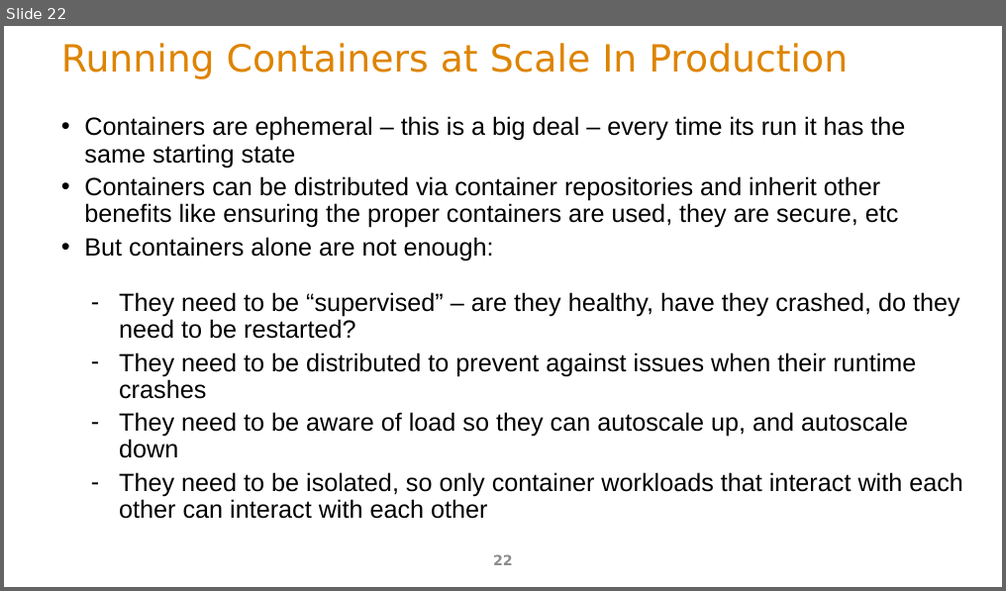
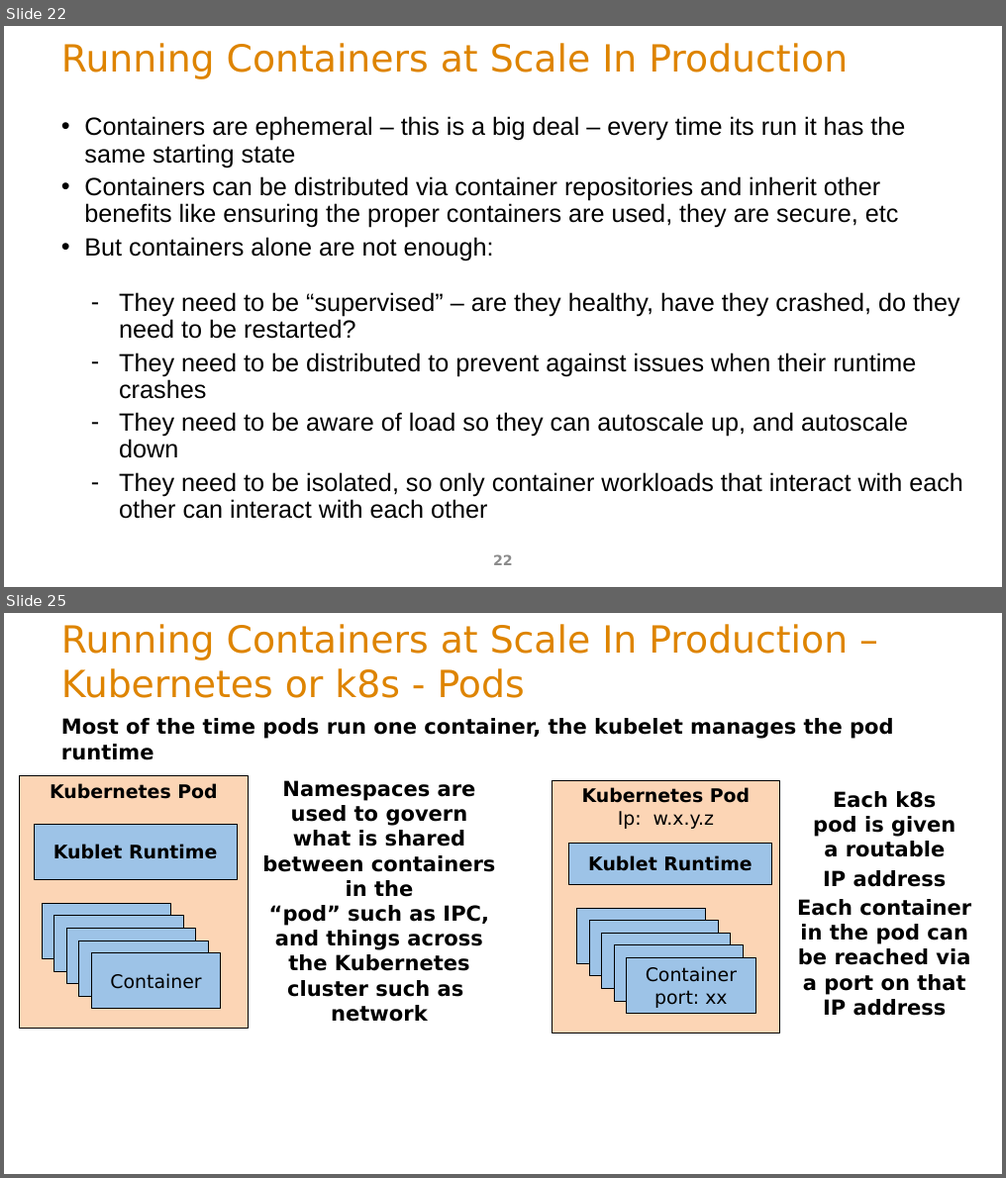
Before and after one commit to ArchitectingSoftware/SE577-SoftwareArchitecture, a slide deck: lectures/m7LinuxDockerK8sArchitecture.pptx. Shown one above the other, each under a label of ours: slide 22 before the commit, slides 22 and 25 after it; the slides between them are not shown. The pictures are 1006x591 and 1006x1178 pixels, drawn with LibreOffice and Linux fonts; fonts in the diff are those of the drawing. Boxes give left, top, right and bottom in pixels: in the first picture for what was removed or moved away, otherwise in the second. Text is boxed around its words. In the diff, an @@ line names an element or a change of style, - is before the commit and + after.

Commit message:
lecture updates

```diff
--- a/lectures/m7LinuxDockerK8sArchitecture.pptx
+++ b/lectures/m7LinuxDockerK8sArchitecture.pptx
@@ slide 25 added at (4, 613, 1002, 1174), background #FFFFFF @@
@@ title added at (61, 624, 847, 698), 36 pt, text #DE8400 @@
+Running Containers at Scale In Production –
+Kubernetes or k8s - Pods
@@ text added at (61, 718, 894, 761), 20 pt, text #000000, bold @@
+Most of the time pods run one container, the kubelet manages the pod runtime
@@ rectangle added at (20, 775, 249, 1028), fill #FCD5B5, outline #000000 0.75 pt, 18 pt, text #000000, bold @@
+Kubernetes Pod
@@ text added at (262, 780, 495, 1022), 20 pt, text #000000, bold @@
+Namespaces are used to govern what is shared between containers in the
+“pod” such as IPC, and things across the Kubernetes cluster such as
+network
@@ rectangle added at (552, 780, 780, 1033), fill #FCD5B5, outline #000000 0.75 pt, 18 pt, text #000000, bold @@
+Kubernetes Pod
+Ip: w.x.y.z
@@ text added at (797, 791, 971, 1016), 20 pt, text #000000, bold @@
+Each k8s
+pod is given
+a routable
+IP address
+Each container
+in the pod can be reached via a port on that IP address
@@ rectangle added at (34, 824, 237, 879), fill #9DC3E7, outline #000000 0.75 pt, 18 pt, text #000000, bold @@
+Kublet Runtime
@@ rectangle added at (569, 843, 772, 884), fill #9DC3E7, outline #000000 0.75 pt, 18 pt, text #000000, bold @@
+Kublet Runtime
@@ rectangle added at (42, 903, 170, 959), fill #9DC3E7, outline #000000 0.75 pt, 18 pt, text #000000 @@
+Container
@@ rectangle added at (576, 908, 706, 963), fill #9DC3E7, outline #000000 0.75 pt, 18 pt, text #000000 @@
+Container
@@ rectangle added at (54, 916, 183, 971), fill #9DC3E7, outline #000000 0.75 pt, 18 pt, text #000000 @@
+Container
@@ rectangle added at (67, 928, 196, 983), fill #9DC3E7, outline #000000 0.75 pt, 18 pt, text #000000 @@
+Container
@@ rectangle added at (589, 921, 718, 976), fill #9DC3E7, outline #000000 0.75 pt, 18 pt, text #000000 @@
+Container
@@ rectangle added at (601, 933, 731, 988), fill #9DC3E7, outline #000000 0.75 pt, 18 pt, text #000000 @@
+Container
@@ rectangle added at (79, 941, 208, 996), fill #9DC3E7, outline #000000 0.75 pt, 18 pt, text #000000 @@
+Container
@@ rectangle added at (91, 954, 221, 1009), fill #9DC3E7, outline #000000 0.75 pt, 18 pt, text #000000 @@
+Container
@@ rectangle added at (614, 946, 743, 1001), fill #9DC3E7, outline #000000 0.75 pt, 18 pt, text #000000 @@
+Container
@@ rectangle added at (627, 959, 755, 1014), fill #9DC3E7, outline #000000 0.75 pt, 18 pt, text #000000 @@
+Container
+port: xx
```
Also in this commit, not shown: 3 other slides added, 1 other file.
